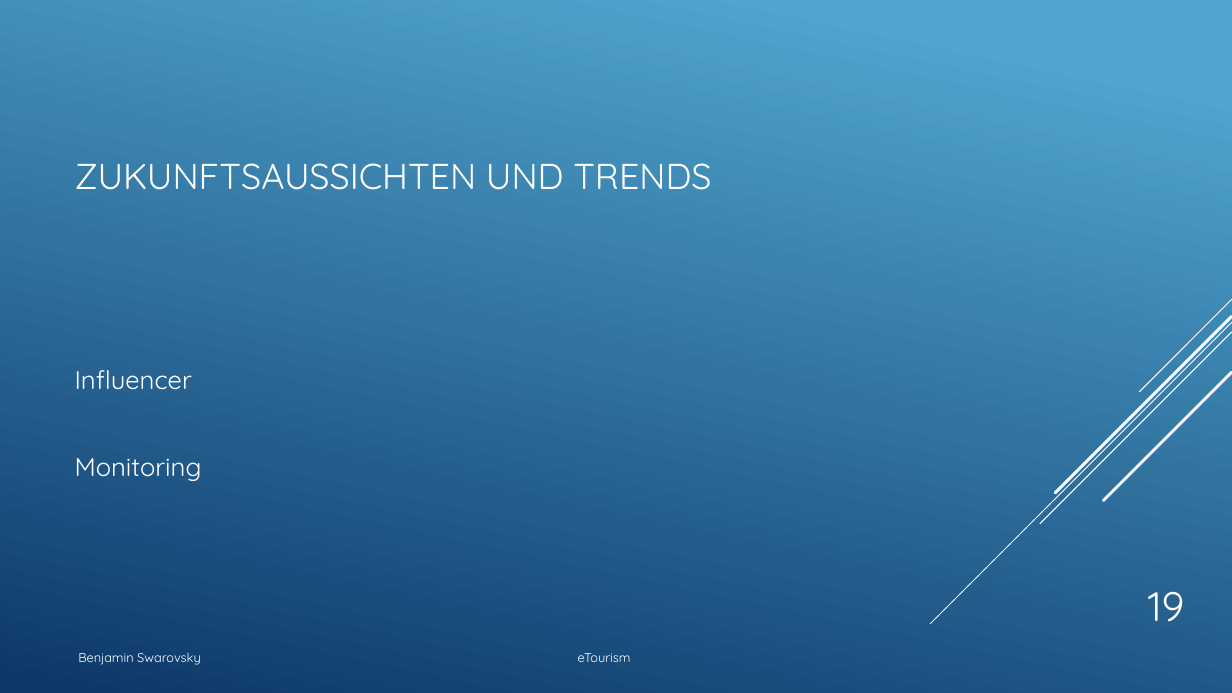
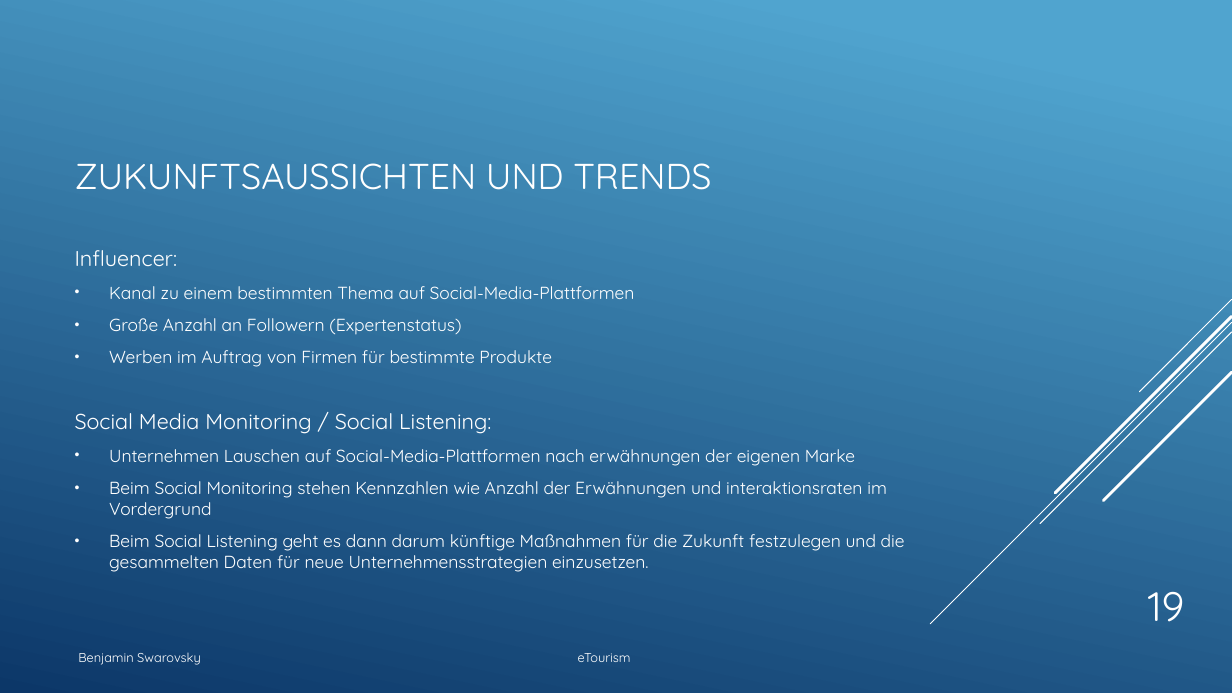
Before and after one commit to BenjaminS01/eTourism, a slide deck: slide 19 of Etourism1.pptx. Drawn at 1232x693 pixels with LibreOffice and Linux fonts; fonts in the diff are those of the drawing. Boxes give left, top, right and bottom in pixels: in the first picture for what was removed or moved away, otherwise in the second. Text is boxed around its words. In the diff, an @@ line names an element or a change of style, - is before the commit and + after.

```diff
--- a/Etourism1.pptx
+++ b/Etourism1.pptx
@@ text at [75, 286, 905, 572]: text changed; size 20 to 13.6 pt @@
-Influencer
-Monitoring
+Influencer:
+• Kanal zu einem bestimmten Thema auf Social-Media-Plattformen
+• Große Anzahl an Followern (Expertenstatus)
+• Werben im Auftrag von Firmen für bestimmte Produkte
+Social Media Monitoring / Social Listening:
+• Unternehmen Lauschen auf Social-Media-Plattformen nach erwähnungen der eigenen Marke
+• Beim Social Monitoring stehen Kennzahlen wie Anzahl der Erwähnungen und interaktionsraten im Vordergrund
+• Beim Social Listening geht es dann darum künftige Maßnahmen für die Zukunft festzulegen und die gesammelten Daten für neue Unternehmensstrategien einzusetzen.
```
Also in this commit, not shown: 3 other slides changed.
